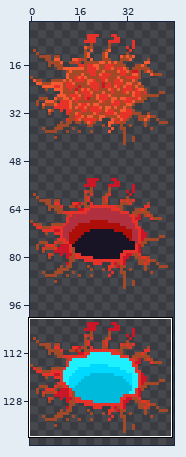
Sprite sheet: assets/graphics/SpriteSheets/Interacts/hive_ARTI_Overworld-Respawns-Spritesheet.png. The first picture is a wide view before the edit; the outline marks the close-up.
Close-up. As it was:
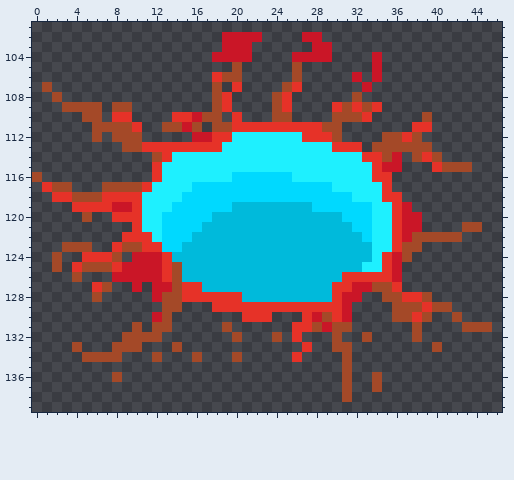
The file is 48x144 pixels. Shown: x 0..46, y 101..139. The wide view leaves out empty margins. The commit also changed other parts of the picture, which this record leaves out.
After the commit:
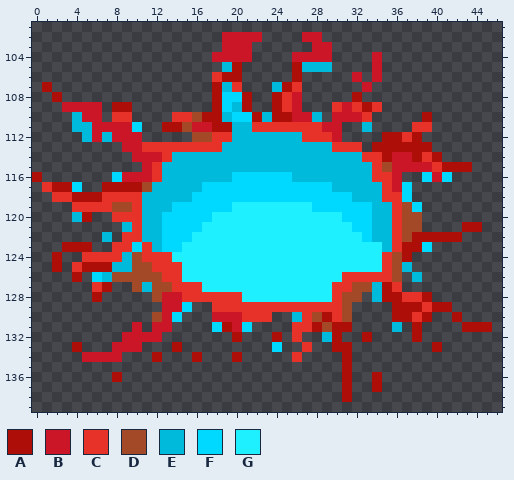
Palette (. is transparent): A #ad0e08  B #ca1627  C #e63228  D #a44928  E #00badb  F #00d9ff  G #1ef0ff
From old to new:
Changed rows in their new state; - is an unchanged pixel.
first column x 0:
105 -------------------EA-----AEEE----------------
106 -------------------AA-----A-------------------
107 -A----------------AE----EA--------------------
108 --A---------------AFFA--A-B-----A-------------
109 ---BBBB-AA--------AFEA--A-B----B-A------------
110 ----EBB---------DAAEFFAEAABBE-BBB------A------
111 ----EEBBBBF--AADBBAAEE-------BB--E------------
112 -----EBEBBB-----DD--EEEEEEE---B----AA-A-------
113 ---------BB--------EEEEEEEEEEE----AAAAAA------
114 ----------BBB-EEEEEEEEEEEEEEEEEEE--A-BA-A-----
115 -----------B-EEEEEEEEEEEEEEEEEEEEE-D-BBB-AAA--
116 A-------FBBB-EEEEEEE------EEEEEEEE--B--FBF----
117 --AAF--AAAADEEEEE-------------EEEEE-BF--------
118 ----AAA----EEEEE----------------EEE--F--------
119 --------DD-EEE------GGGGGGGG------EE-DF-------
120 ----EA-----EE-----GGGGGGGGGGGGG---EE-DD-------
121 ---------E-EE----GGGGGGGGGGGGGGG--EE-DD----AA-
122 -------E---EE---GGGGGGGGGGGGGGGGG-EE-DAAAAA---
123 ---AAA---CF-E--GGGGGGGGGGGGGGGGGGG-E-AAF------
124 --A-----CEDCC-GGGGGGGGGGGGGGGGGGGG--DA--------
125 --A--AAAEEDDC-CGGGGGGGGGGGGGGGGGG---DE--------
126 ----A-FEDDDDD-CGGGGGGGGGGGGGGGG-----D-E-------
127 -------A--DEDDC--GGGGGGGGGGGGG--DDEA----------
128 ------A-----DBB------GGGGGGGGG-DD-EAA--A------
129 -------------BBF---------------D----AAA-AA----
130 ------------DBF---BBB-----E-DA-D----AA-A--A---
131 ----------B-BB----FABF------ADAA----E-A----AAA
132 ---------BBBB-------A---A----EA--A----A-------
133 ----A---BBB---A---------F-----AA--------A-----
134 -----BBBB---A---A---A----------A--------------
135 -------------------------------A--------------
136 --------A----------------------A--A-----------
137 -------------------------------A--A-----------
138 -------------------------------A--------------
Changed places in both close-ups, as pixel boxes (x1, y1, x2, y2):
changed: (32, 62, 492, 402)
